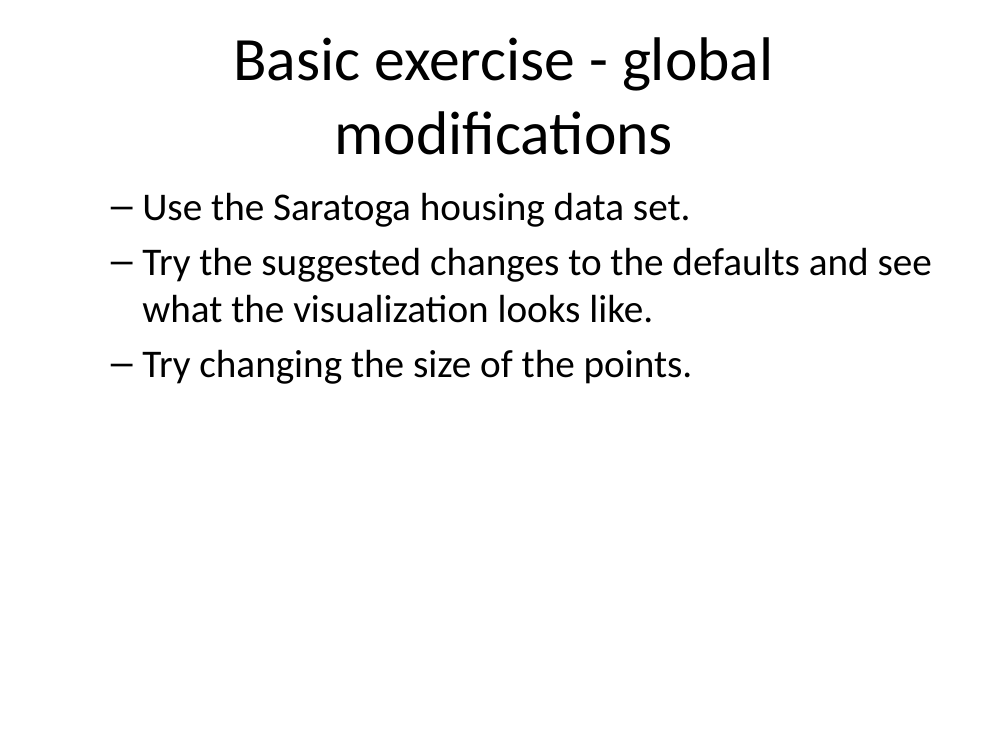
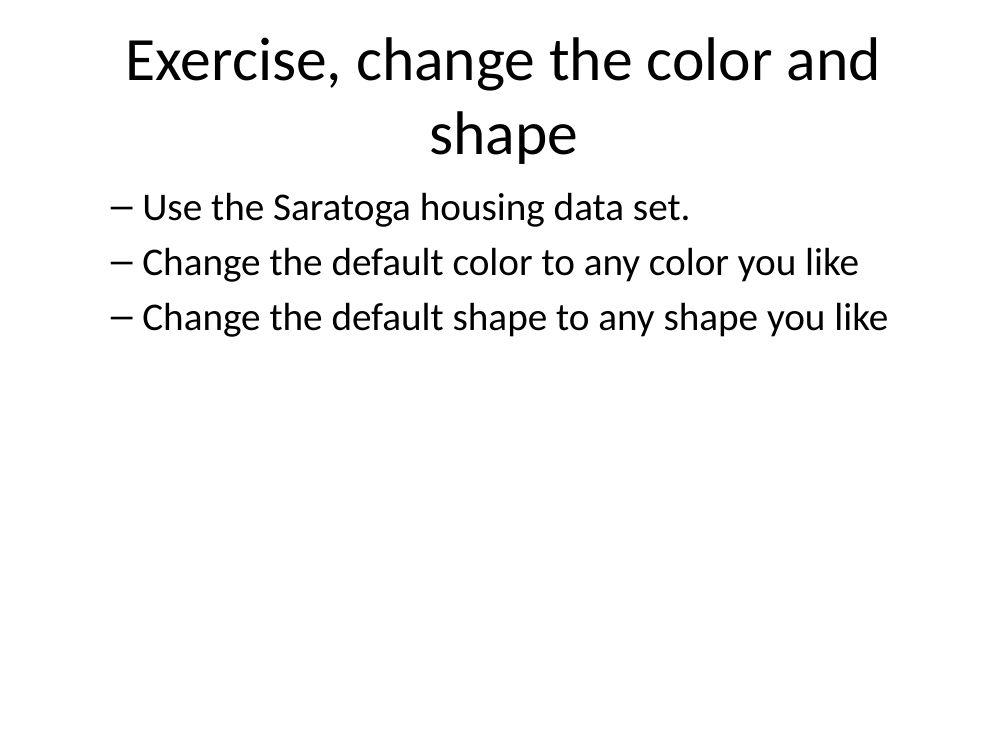
Before and after one commit to pmean/data-visualization, a slide deck: slide 4 of data-viz-01/component/fundamentals.pptx. Drawn at 1008x756 pixels with LibreOffice and Linux fonts; fonts in the diff are those of the drawing. Boxes give left, top, right and bottom in pixels: in the first picture for what was removed or moved away, otherwise in the second. Text is boxed around its words. In the diff, an @@ line names an element or a change of style, - is before the commit and + after.

```diff
--- a/data-viz-01/component/fundamentals.pptx
+++ b/data-viz-01/component/fundamentals.pptx
@@ title at <box>126,37,881,164</box>: text changed @@
-Basic exercise - global modifications
+Exercise, change the color and shape
@@ text at <box>142,247,888,337</box>: text changed @@
-  – Try the suggested changes to the defaults and see what the visualization looks like.
-  – Try changing the size of the points.
+  – Change the default color to any color you like
+  – Change the default shape to any shape you like
```
Also in this commit, not shown: 15 other slides changed, 21 slides added, 1 slide removed, 13 other files.
